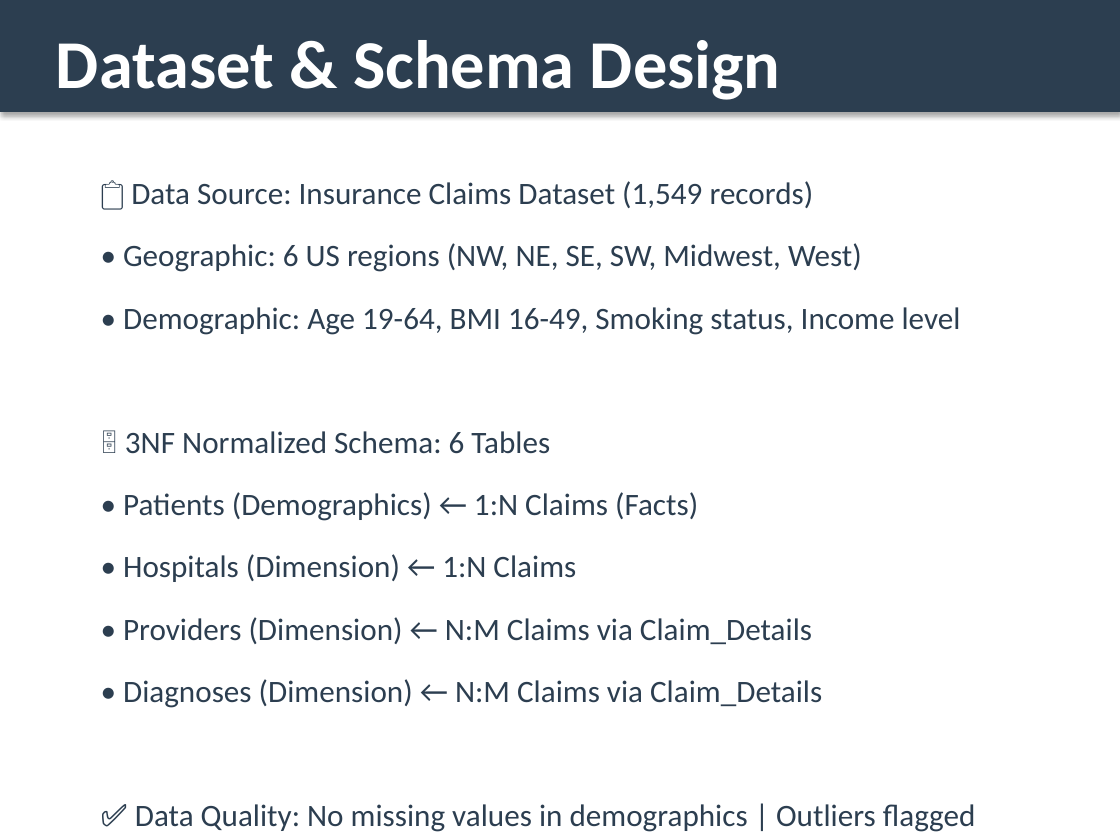
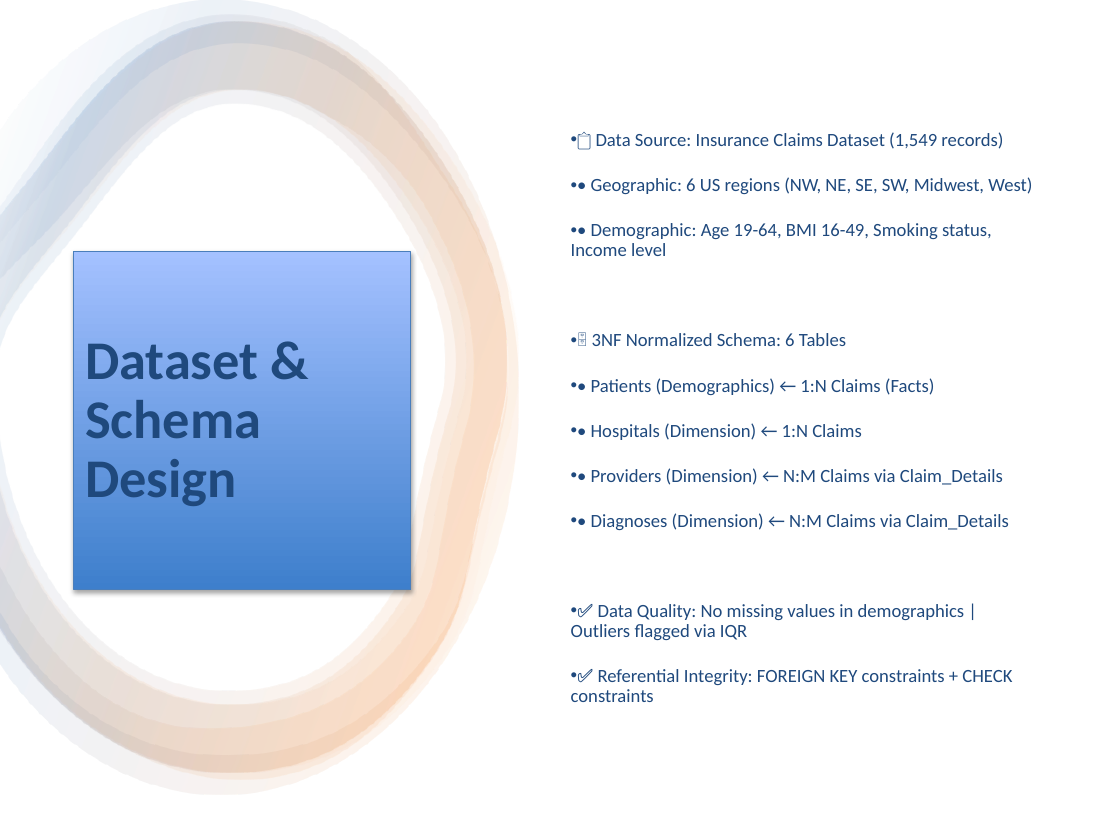
Before and after one commit to chandanaks2010-dev/Healthcare-Insurance-Claim-Analysis-And-Denial-Patterns-Dashboard, a slide deck: slide 3 of report/Healthcare_Insurance_Dashboard_Presentation.pptx. Drawn at 1120x840 pixels with LibreOffice and Linux fonts; fonts in the diff are those of the drawing. Boxes give left, top, right and bottom in pixels: in the first picture for what was removed or moved away, otherwise in the second. Text is boxed around its words. In the diff, an @@ line names an element or a change of style, - is before the commit and + after.

```diff
--- a/report/Healthcare_Insurance_Dashboard_Presentation.pptx
+++ b/report/Healthcare_Insurance_Dashboard_Presentation.pptx
@@ rectangle added at (0, 0, 1120, 840), fill #FFFFFF @@
@@ group added at (0, 0, 517, 794): 5 freeform shapes @@
@@ text "📋 Data Source: Insurance Claims ...": place and size @@
-text "📋 Data Source: Insurance Claims ..." at (123, 181, 976, 832)
+text "📋 Data Source: Insurance Claims ..." at (571, 132, 1032, 702)
@@ text "📋 Data Source: Insurance Claims ..." at (571, 132, 1032, 702): size 20 to 12 pt, text colour #2C3E50 to #1F497D; bullet none to •; line spacing 1 to 0.9; vertical alignment top to middle @@
@@ rectangle "Dataset & Schema Design": place and size @@
-rectangle "Dataset & Schema Design" at (0, 0, 1120, 112)
+rectangle "Dataset & Schema Design" at (74, 252, 411, 590)
@@ rectangle "Dataset & Schema Design" at (74, 252, 411, 590): size 44 to 35 pt, text colour #FFFFFF to #1F497D; line spacing 1 to 0.9; more space between paragraphs; fill #2C3E50 to gradient #3F80CE to #A4C4FF; outline #2C3E50 0.75 pt to #4B7EBC 0.75 pt @@
```
Also in this commit, not shown: 6 other slides changed.
